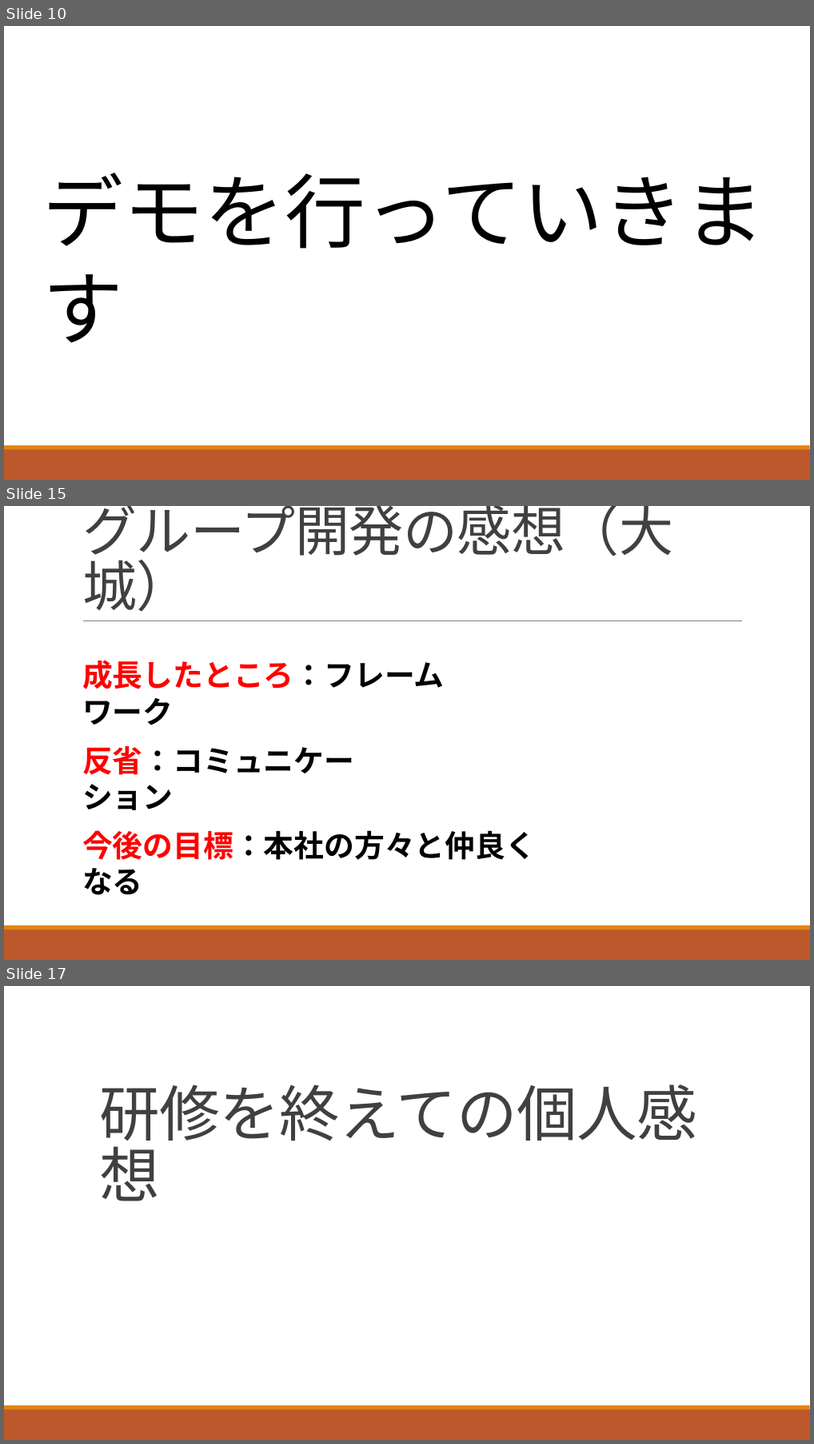
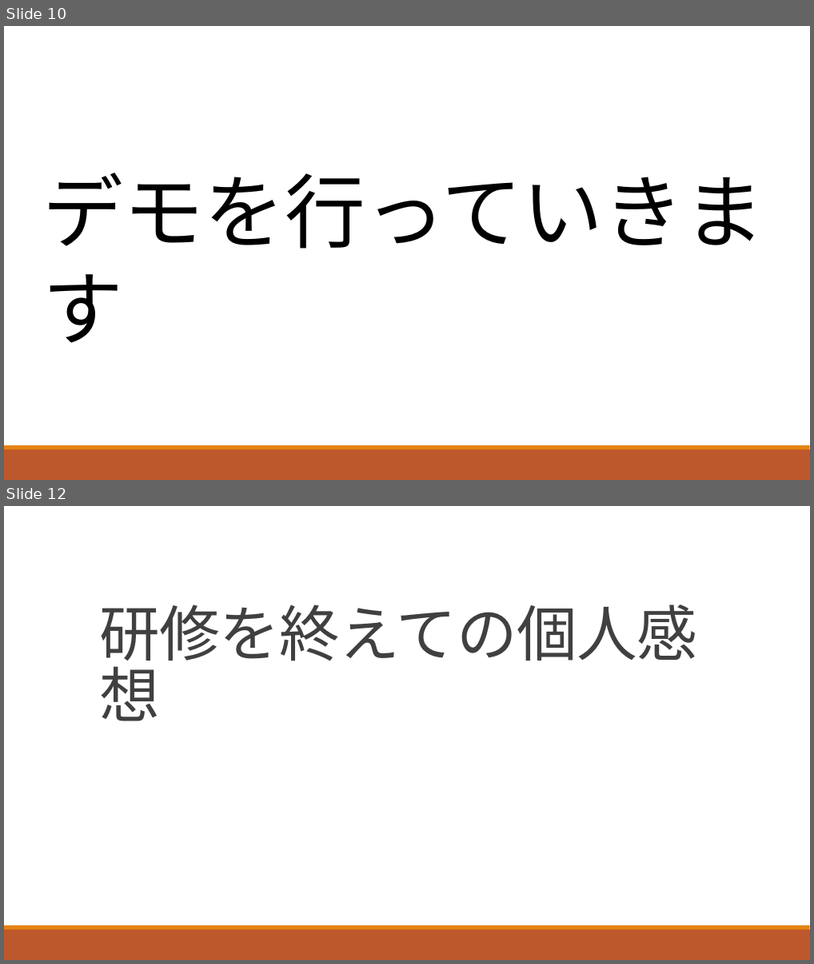
Before and after one commit to ShunjiYamamoto/groupA, a slide deck: 9.発表資料/グループ開発_Aグループ発表資料.pptx. Shown one above the other, each under a label of ours: slides 10, 15 and 17 before the commit, slides 10 and 12 after it; the slides between them are not shown. The pictures are 814x1444 and 814x964 pixels, drawn with LibreOffice and Linux fonts; fonts in the diff are those of the drawing. Boxes give left, top, right and bottom in pixels: in the first picture for what was removed or moved away, otherwise in the second. Text is boxed around its words. In the diff, an @@ line names an element or a change of style, - is before the commit and + after.

Commit message:
発表資料を修正しました。

```diff
--- a/9.発表資料/グループ開発_Aグループ発表資料.pptx
+++ b/9.発表資料/グループ開発_Aグループ発表資料.pptx
@@ slide 15 removed at (4, 506, 810, 960), background #FFFFFF; not listed: 2 template elements that a slide beside it also shows @@
@@ title removed at (82, 506, 674, 612) @@
-グループ開発の感想（大城）
@@ line removed from (83, 621) to (742, 621) @@
@@ text removed at (82, 660, 444, 725) @@
-成長したところ：フレームワーク
@@ text removed at (82, 746, 354, 810) @@
-反省：コミュニケーション
@@ text removed at (82, 830, 536, 895) @@
-今後の目標：本社の方々と仲良くなる
@@ what was slide 17 is now slide 12 @@
```
Also in this commit, not shown: 2 slides changed, 4 other slides removed.
